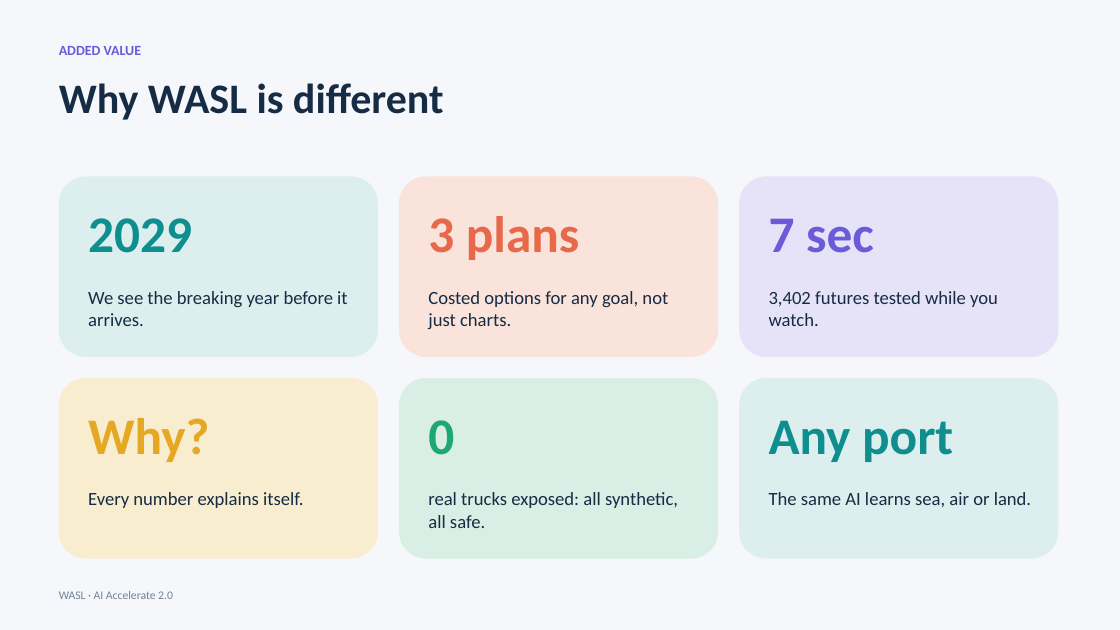
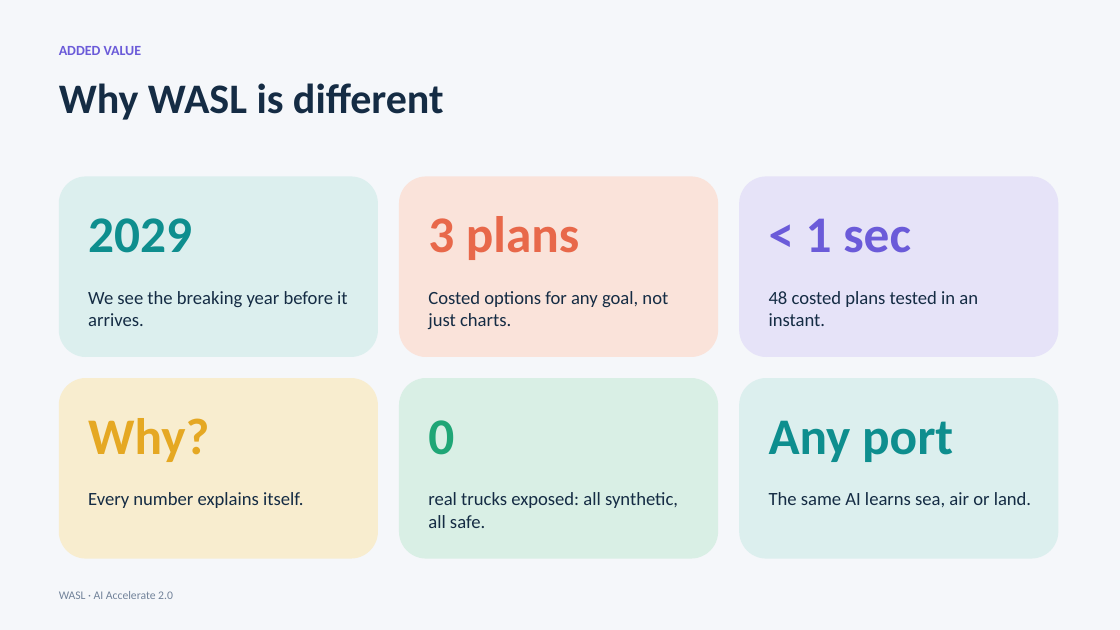
Before and after one commit to nsmahmed/abusamra, a slide deck: slide 9 of docs/pitch/WASL_AI_Accelerate_pitch.pptx (slide 7 before the commit). Drawn at 1120x630 pixels with LibreOffice and Linux fonts; fonts in the diff are those of the drawing. Boxes give left, top, right and bottom in pixels: in the first picture for what was removed or moved away, otherwise in the second. Text is boxed around its words. In the diff, an @@ line names an element or a change of style, - is before the commit and + after.

```diff
--- a/docs/pitch/WASL_AI_Accelerate_pitch.pptx
+++ b/docs/pitch/WASL_AI_Accelerate_pitch.pptx
@@ text at (806,218,911,253): text changed @@
-7 sec
+< 1 sec
@@ text at (769,291,978,326): text changed @@
-3,402 futures tested while you watch.
+48 costed plans tested in an instant.
```
Also in this commit, not shown: 8 other slides changed, 2 slides added.
